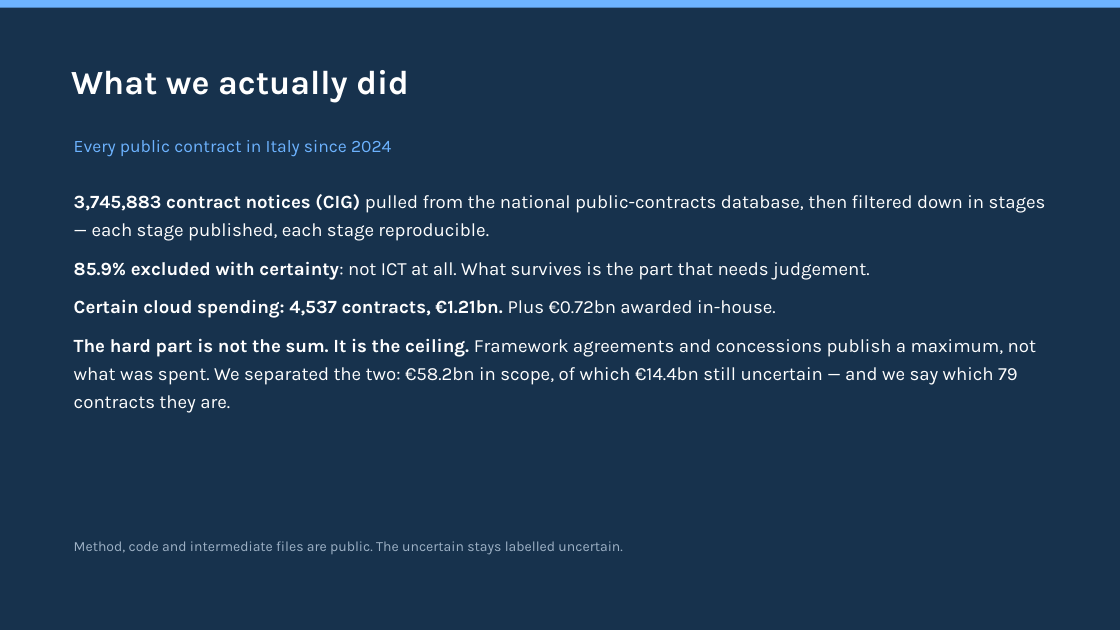
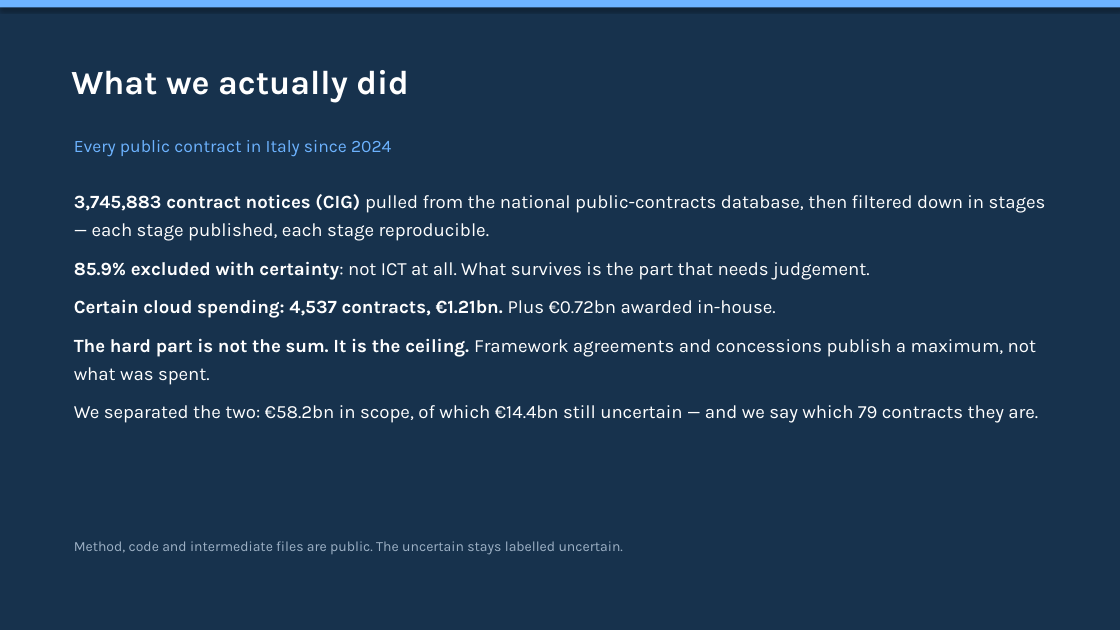
Before and after one commit to mxmap-it/osservatorio-nazionale-sovranita-digitale, a slide deck: slide 17 of static/slide/sfscon-2026-mxmap-italia.pptx (slide 15 before the commit). Drawn at 1120x630 pixels with LibreOffice and Linux fonts; fonts in the diff are those of the drawing. Boxes give left, top, right and bottom in pixels: in the first picture for what was removed or moved away, otherwise in the second. Text is boxed around its words. In the diff, an @@ line names an element or a change of style, - is before the commit and + after.

```diff
--- a/static/slide/sfscon-2026-mxmap-italia.pptx
+++ b/static/slide/sfscon-2026-mxmap-italia.pptx
@@ rectangle at (0,0,1120,8): shadow on @@
@@ text at (74,338,1038,423): text changed @@
-The hard part is not the sum. It is the ceiling. Framework agreements and concessions publish a maximum, not what was spent. We separated the two: €58.2bn in scope, of which €14.4bn still uncertain — and we say which 79 contracts they are.
+The hard part is not the sum. It is the ceiling. Framework agreements and concessions publish a maximum, not what was spent.
+We separated the two: €58.2bn in scope, of which €14.4bn still uncertain — and we say which 79 contracts they are.
```
Also in this commit, not shown: 38 other slides changed, 3 slides added, 3 slides removed, 4 other files.
